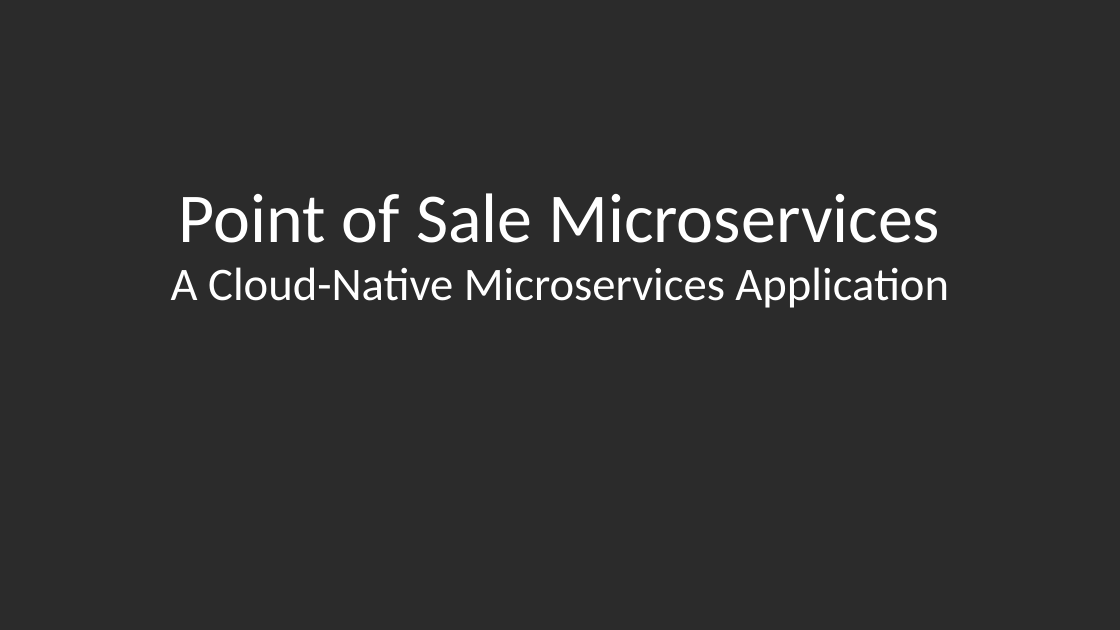
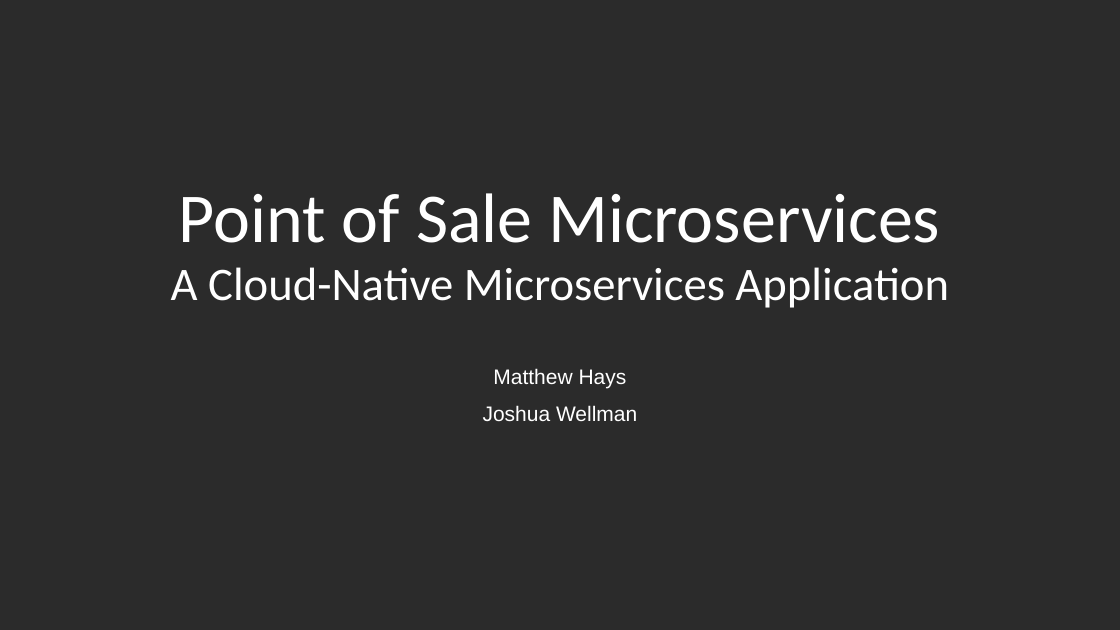
Before and after one commit to Matt-Hays/csi-5347-course-project, a slide deck: slide 1 of submission-artifacts/PointOfSaleSystem_HaysMatthew_JoshuaWellman.pptx. Drawn at 1120x630 pixels with LibreOffice and Linux fonts; fonts in the diff are those of the drawing; background and template pictures are left out; a plain dark background stands for a picture behind light text. Boxes give left, top, right and bottom in pixels: in the first picture for what was removed or moved away, otherwise in the second. Text is boxed around its words. In the diff, an @@ line names an element or a change of style, - is before the commit and + after.

```diff
--- a/submission-artifacts/PointOfSaleSystem_HaysMatthew_JoshuaWellman.pptx
+++ b/submission-artifacts/PointOfSaleSystem_HaysMatthew_JoshuaWellman.pptx
@@ text added at <box>483,368,637,421</box>, 18 pt, text #FFFFFF @@
+Matthew Hays
+Joshua Wellman
```
Also in this commit, not shown: 1 other slide changed, 6 slides added, 3 other files.
